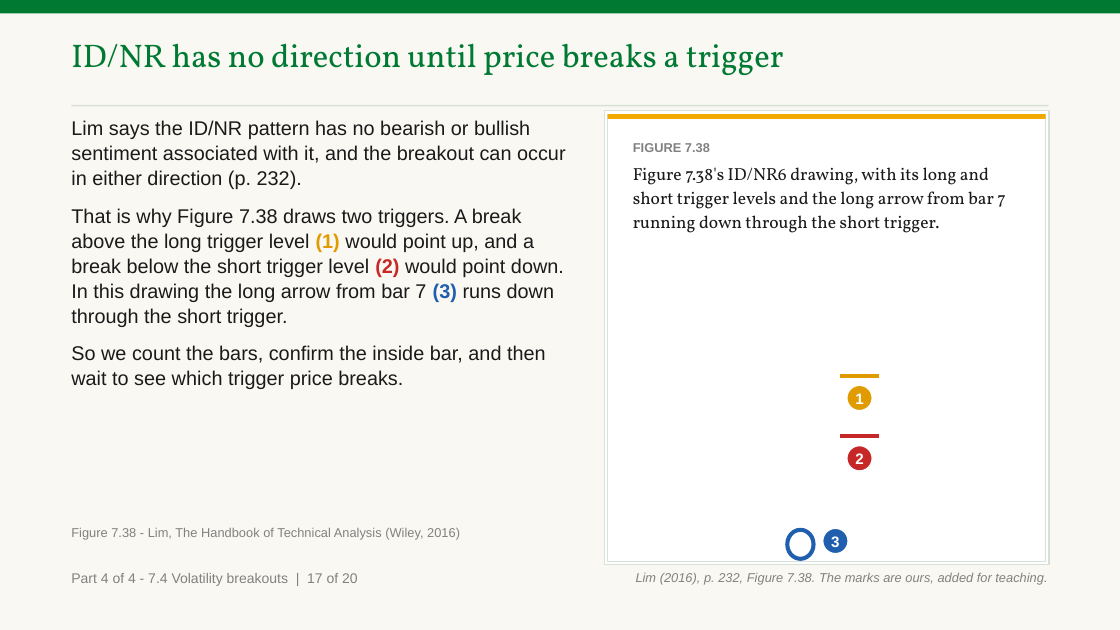
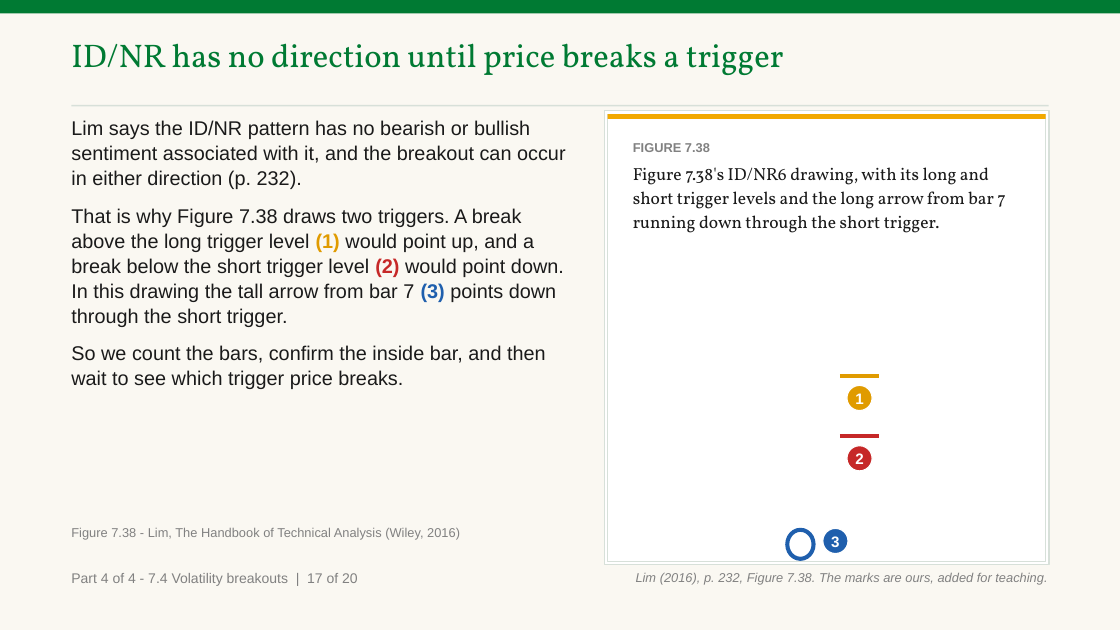
Before and after one commit to benjiesotelo-sudo/Telos_FIN1209, a slide deck: slide 241 of chapter-07/FIN1209-Chapter-07.pptx. Drawn at 1120x630 pixels with LibreOffice and Linux fonts; fonts in the diff are those of the drawing. Boxes give left, top, right and bottom in pixels: in the first picture for what was removed or moved away, otherwise in the second. Text is boxed around its words. In the diff, an @@ line names an element or a change of style, - is before the commit and + after.

```diff
--- a/chapter-07/FIN1209-Chapter-07.pptx
+++ b/chapter-07/FIN1209-Chapter-07.pptx
@@ text at bbox=[71, 208, 564, 327]: text changed @@
-That is why Figure 7.38 draws two triggers. A break above the long trigger level (1) would point up, and a break below the short trigger level (2) would point down. In this drawing the long arrow from bar 7 (3) runs down through the short trigger.
+That is why Figure 7.38 draws two triggers. A break above the long trigger level (1) would point up, and a break below the short trigger level (2) would point down. In this drawing the tall arrow from bar 7 (3) points down through the short trigger.
```
Also in this commit, not shown: 5 other slides changed, 2 other files.
